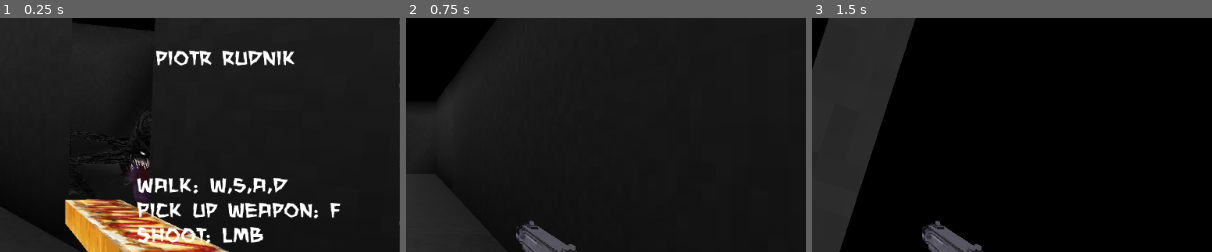
Above: before the commit, frames 1-3 (left to right).
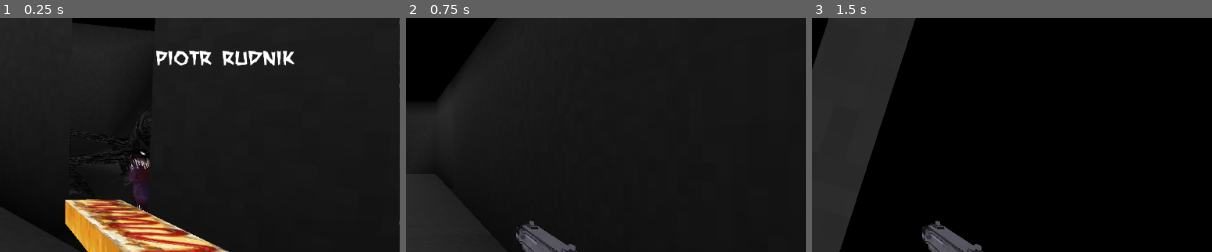
Above: after the commit, the same moments.

Repository: piotr-rudnik/spookt
Game: Godot game, scene res://scenes/MainMenu.tscn
Two runs of this game, one before a commit and one after it. Both use one fixed random seed, a clock stepped at 60 frames per second and the inputs below.
Inputs (mouse positions are % of the whole screen's width and height, from its top left):
- Up to frame 1 (0.25 s): no input
- Up to frame 2 (0.75 s): click "Start" at 0.5 s
- Up to frame 3 (1.5 s): tap Enter at 1.25 s; move the mouse to (72, 45) at 1.27 s; hold D (ui_right) from 1.28 s (still down)
The pictures show only the part of the screen within x 50-100%, y 24-74%; the shares and areas given below are measured in that part.

The runs differ from the first frame. In frame 1, 4.1% of the frame differs, in the area x 34-86%, y 68-97%; in frame 2, nothing differs; in frame 3, nothing differs.
Error before the commit: Invalid get index '4' (on base: 'Array'). (res://scripts/Item.gd:83)

Commit message:
eafsadfsadfasdf

Diff:
--- a/scenes/MainMenu.tscn
+++ b/scenes/MainMenu.tscn
@@ -74,7 +74,7 @@
 "_edit_use_anchors_": false
 }
 
-[node name="credits" type="Label" parent="Viewport"]
+[node name="the_game2" type="Label" parent="Viewport"]
 margin_left = 710.58
 margin_top = 50.1096
 margin_right = 979.58
@@ -89,17 +89,4 @@
 __meta__ = {
 "_edit_use_anchors_": false
 }
-
-[node name="credits2" type="Label" parent="Viewport"]
-margin_left = 687.0
-margin_top = 341.0
-margin_right = 994.0
-margin_bottom = 726.0
-custom_fonts/font = SubResource( 5 )
-text = "Walk: w,s,a,d
-Pick up weapon: f
-Shoot: LMB"
-__meta__ = {
-"_edit_use_anchors_": false
-}
 [connection signal="pressed" from="Viewport/start_button" to="Viewport/start_button" method="_on_Button_pressed"]
--- a/scripts/Item.gd
+++ b/scripts/Item.gd
@@ -25,9 +25,9 @@
 func heal(n):
 	var inst = SoundPlayer.new()
 	inst.stream = load("res://sound/eat_.wav")
-	get_parent().add_child(inst.stream)
-	get_node("../../Player").hp += n
-	get_node("../../Player").emit_signal("player_hp_change",get_node("../../Player").hp)
+	get_parent().add_child(inst)
+	#get_node("../..").hp += n
+	#get_node("../..").emit_signal("player_hp_change",get_node("../../Player").hp)
 	queue_free()
 
 var ammo = 0
@@ -35,7 +35,7 @@
 var actions = [
 	[0.2, "spawn_bullet", [250,10], 30, load("res://sound/gune.wav")],
 	[1, "play_sound", [], 16000, load("res://sound/horn.wav")],
-	[1, "heal", [10], load("res://sound/eat_.wav")]
+	[1, "heal", [10], 1, load("res://sound/eat_.wav")]
 ]
 
 var models = [
